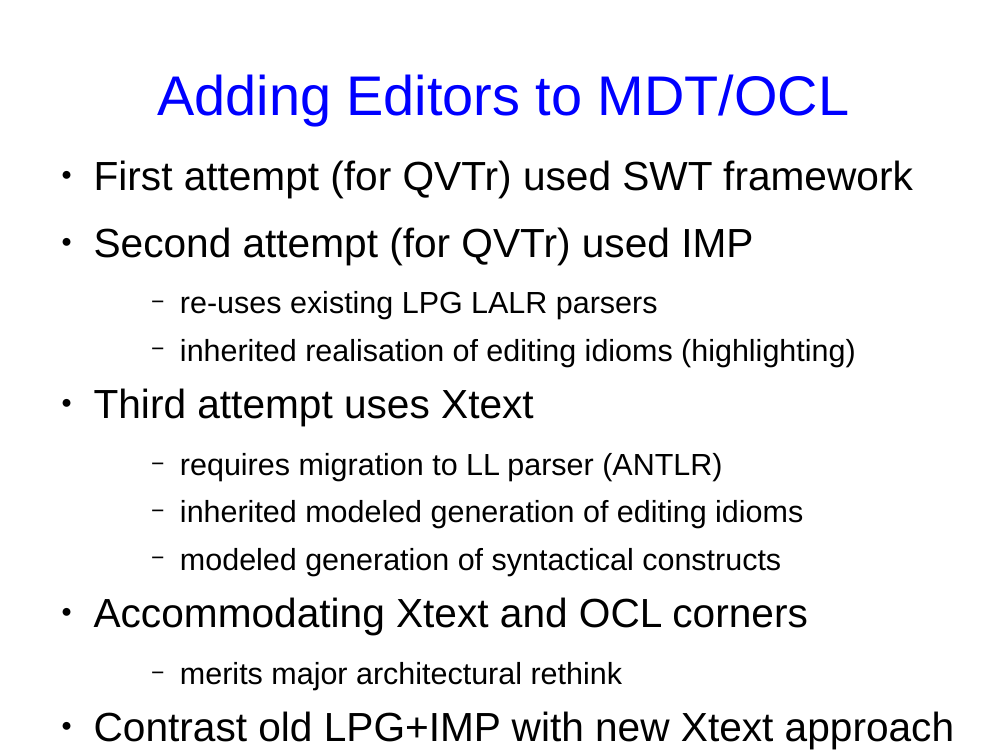
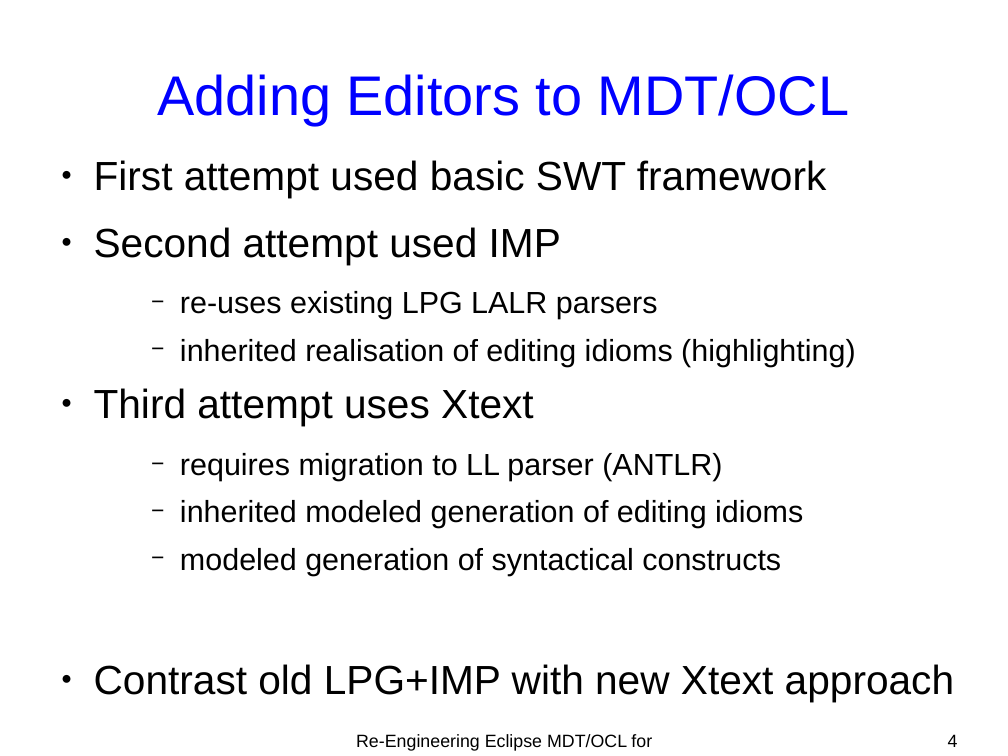
Before and after one commit to eclipse-ocl/ocl-website, a slide deck: slide 4 of ocl/docs/publications/MODELS2010OCLWorkshop/oclxtext.odp (slide 5 before the commit). Drawn at 1008x756 pixels with LibreOffice and Linux fonts; fonts in the diff are those of the drawing. Boxes give left, top, right and bottom in pixels: in the first picture for what was removed or moved away, otherwise in the second. Text is boxed around its words. In the diff, an @@ line names an element or a change of style, - is before the commit and + after.

```diff
--- a/ocl/docs/publications/MODELS2010OCLWorkshop/oclxtext.odp
+++ b/ocl/docs/publications/MODELS2010OCLWorkshop/oclxtext.odp
@@ text at bbox=[94, 160, 827, 264]: text changed @@
-● First attempt (for QVTr) used SWT framework
-● Second attempt (for QVTr) used IMP
+● First attempt used basic SWT framework
+● Second attempt used IMP
@@ text at bbox=[94, 597, 807, 690]: paragraphs removed @@
-● Accommodating Xtext and OCL corners
-    − merits major architectural rethink
@@ text added at bbox=[356, 734, 652, 751], 14 pt, text #000000 @@
+Re-Engineering Eclipse MDT/OCL for Xtext
@@ page number added at bbox=[948, 734, 958, 747], 14 pt, text #000000 @@
+4
```
Also in this commit, not shown: 22 other slides changed, 3 other files.
